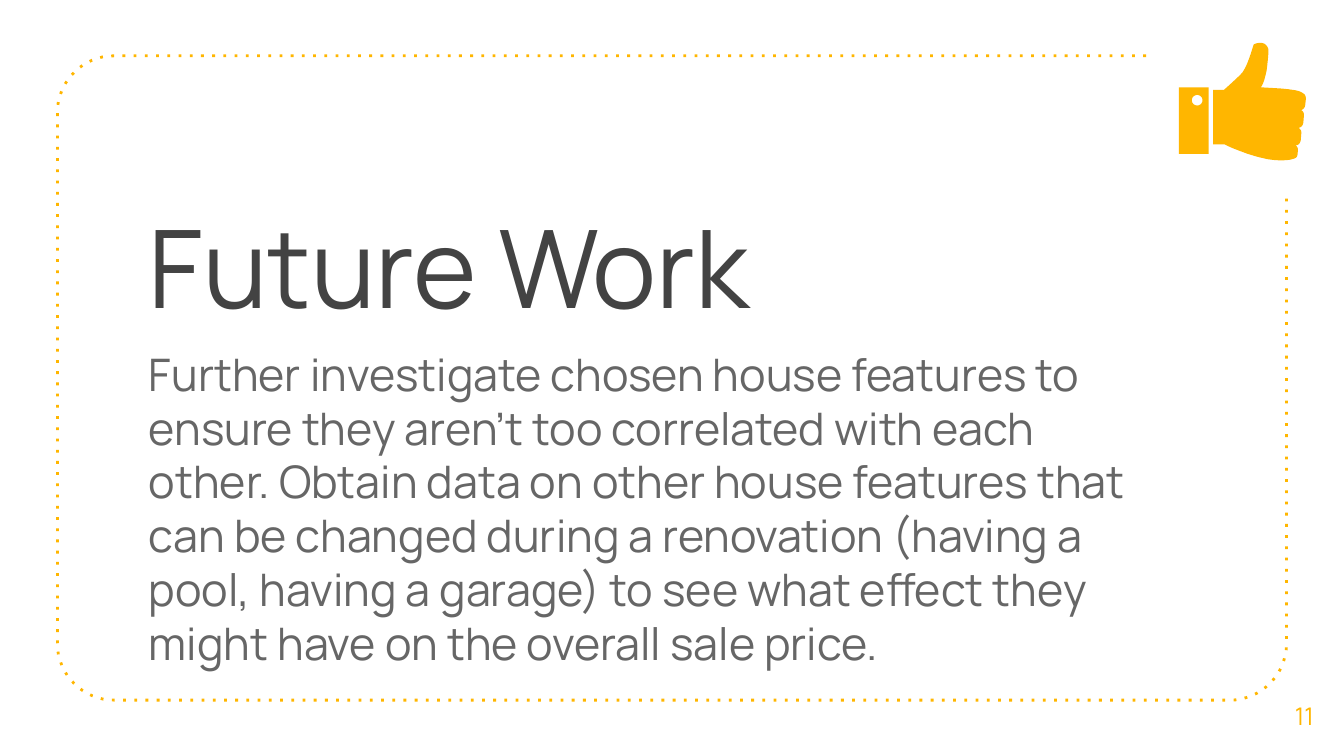
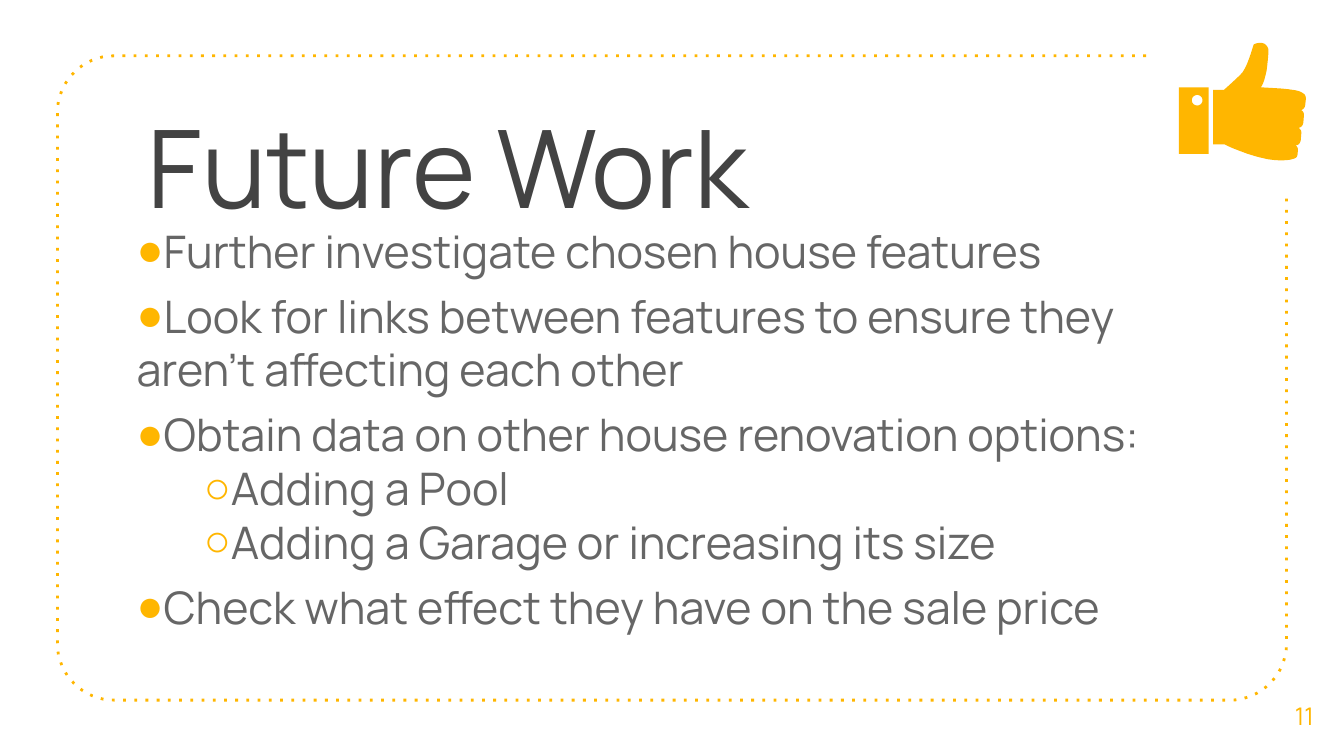
Before and after one commit to Atksmith88/Mod-1-Project, a slide deck: slide 11 of Presentation.pptx. Drawn at 1344x756 pixels with LibreOffice and Linux fonts; fonts in the diff are those of the drawing. Boxes give left, top, right and bottom in pixels: in the first picture for what was removed or moved away, otherwise in the second. Text is boxed around its words. In the diff, an @@ line names an element or a change of style, - is before the commit and + after.

```diff
--- a/Presentation.pptx
+++ b/Presentation.pptx
@@ title "Future Work" rewrapped from box(149, 230, 749, 310) to box(148, 130, 748, 237) @@
@@ text at box(137, 235, 1138, 635): text changed @@
-Further investigate chosen house features to ensure they aren’t too correlated with each other. Obtain data on other house features that can be changed during a renovation (having a pool, having a garage) to see what effect they might have on the overall sale price.
+● Further investigate chosen house features
+● Look for links between features to ensure they aren’t affecting each other
+● Obtain data on other house renovation options:
+  ○ Adding a Pool
+  ○ Adding a Garage or increasing its size
+● Check what effect they have on the sale price
```
Also in this commit, not shown: 3 other slides changed.
